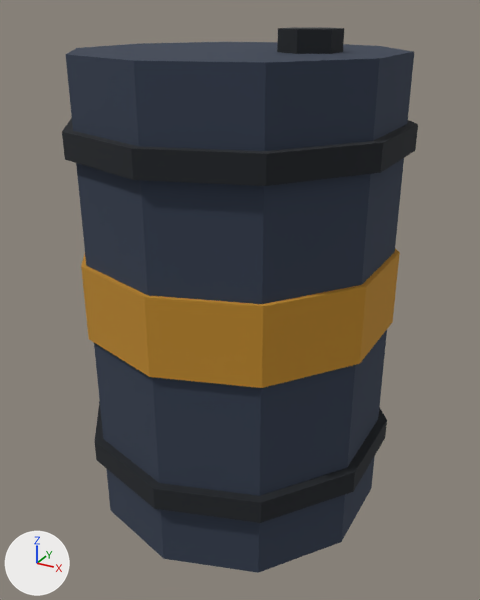
One commit to the FBX model Assets/_Project/Art/Environment/LabKit/Meshes/Barrel.fbx: the scene before it, then after it.
Before and after are seen from a 50 mm lens placed at (0.662, -1.197, 1.074), pointed at (0.011, -0.013, 0.482). Lighting does not change. The marker at lower left points along +X, +Y and +Z. The picture after the commit comes second.

The first picture shows 'Barrel'.
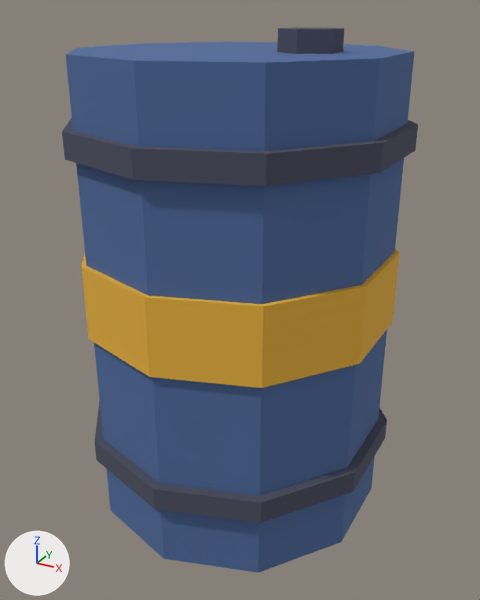
Pixel boxes (x1, y1, x2, y2) of what changed, in the pictures (480 x 600 px):
'Barrel', recoloured (dark blue to blue)
    both: (62, 28, 418, 573)

Edits to the bpy script that builds the scene:
```text
Change mat_lab_fabricblue:
    mat_lab_fabricblue.base_color: (0.0343, 0.0482, 0.0802) -> (0.0762, 0.144, 0.332)  # dark blue #343e50 -> blue #4e6a9c
Change mat_lab_metaldark:
    mat_lab_metaldark.base_color: (0.0137, 0.0168, 0.0212) -> (0.0723, 0.0762, 0.117)  # black #1f2328 -> greyish blue #4c4e60
Change mat_lab_hazard:
    mat_lab_hazard.base_color: (0.527, 0.254, 0.0232) -> (0.815, 0.445, 0.0452)  # orange #c08a2a -> orange #e9b23c
```
